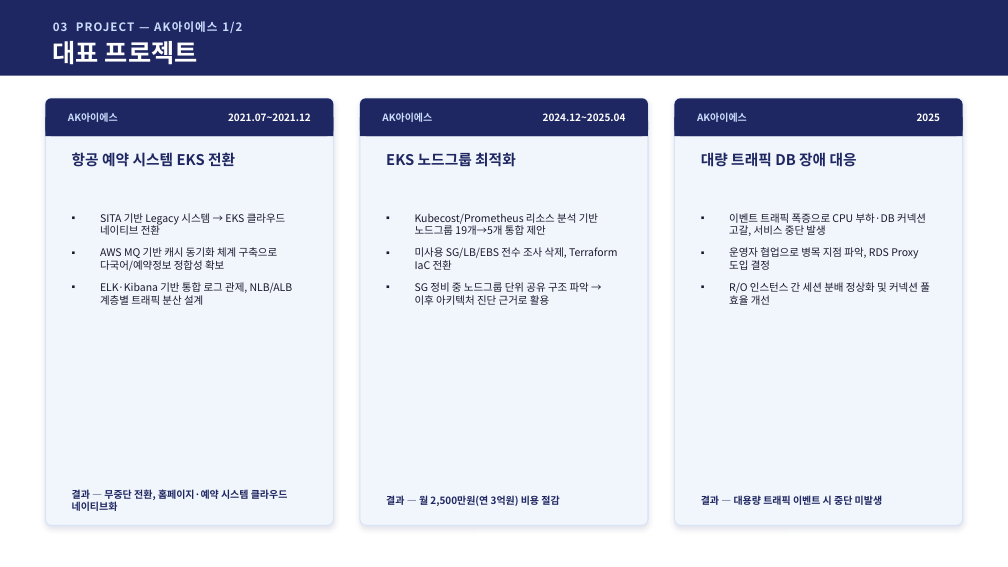
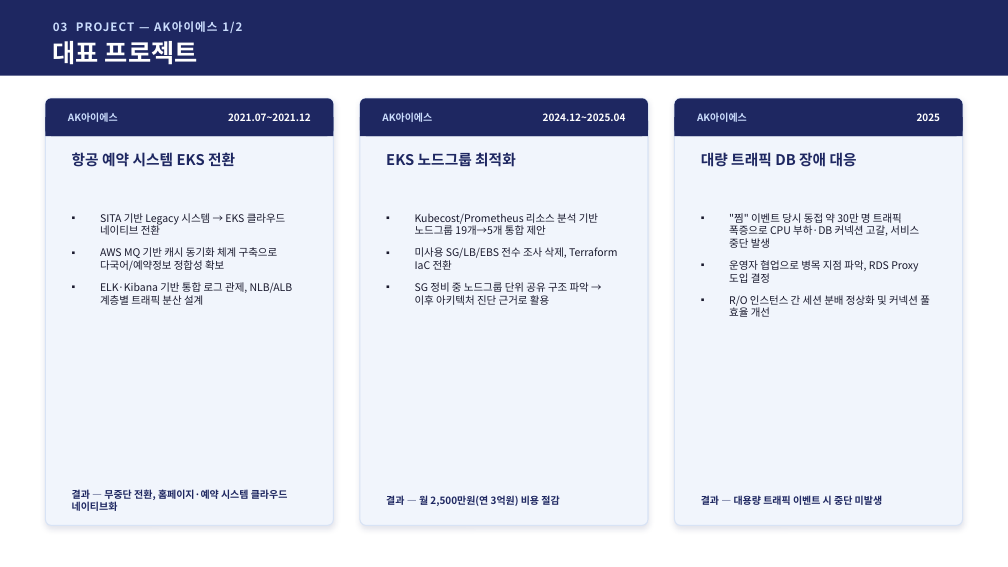
Before and after one commit to jtkdy/devops-portfolio, a slide deck: slide 6 of 포트폴리오_정상윤_2026_v2.pptx. Drawn at 1008x567 pixels with LibreOffice and Linux fonts; fonts in the diff are those of the drawing. Boxes give left, top, right and bottom in pixels: in the first picture for what was removed or moved away, otherwise in the second. Text is boxed around its words. In the diff, an @@ line names an element or a change of style, - is before the commit and + after.

```diff
--- a/포트폴리오_정상윤_2026_v2.pptx
+++ b/포트폴리오_정상윤_2026_v2.pptx
@@ text at (729, 213, 919, 248): text changed @@
-▪ 이벤트 트래픽 폭증으로 CPU 부하·DB 커넥션 고갈, 서비스 중단 발생
+▪ "찜" 이벤트 당시 동접 약 30만 명 트래픽 폭증으로 CPU 부하·DB 커넥션 고갈, 서비스 중단 발생
```
Also in this commit, not shown: 2 other slides changed, 1 other file.
